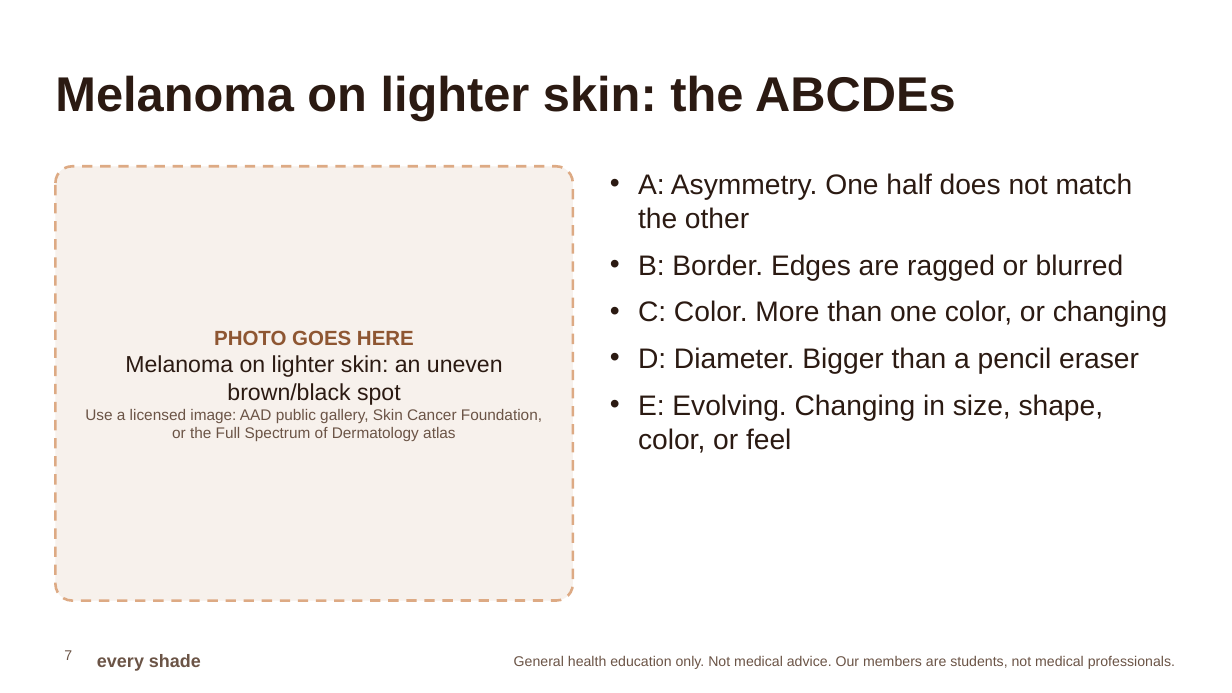
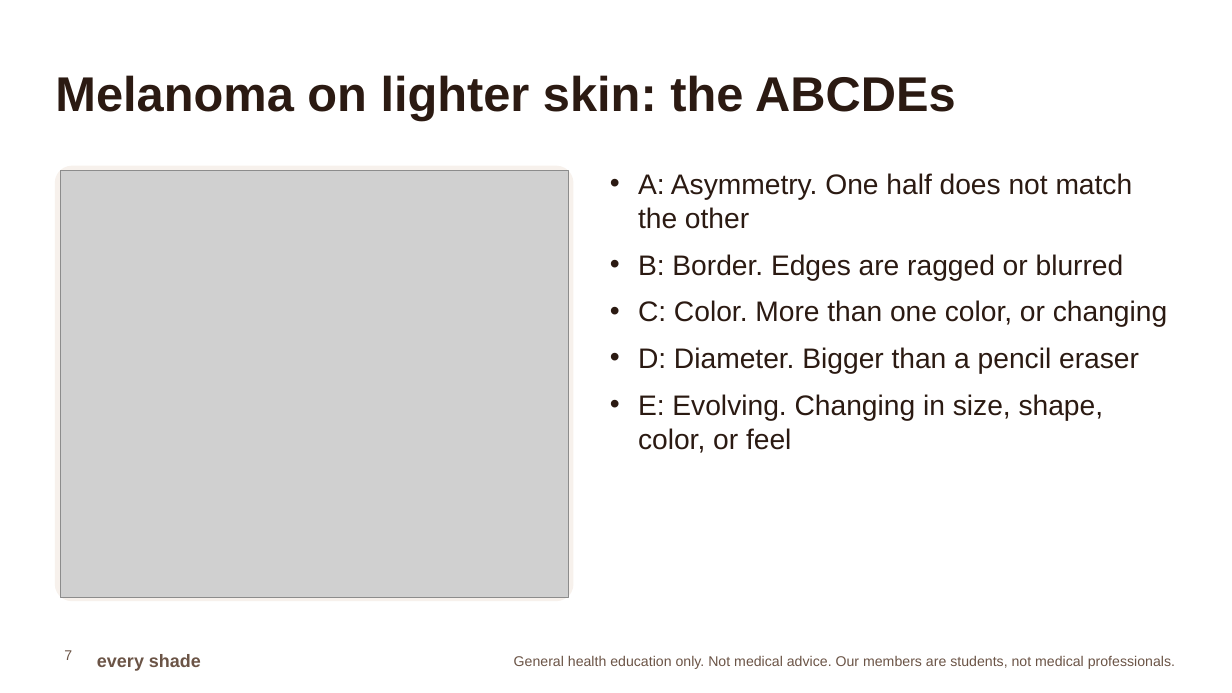
Before and after one commit to ZainJaffar06/everyshade, a slide deck: slide 7 of talk-kit/slides/Every-Shade-Senior-Talk-2026-11-20.pptx. Drawn at 1232x693 pixels with LibreOffice and Linux fonts; fonts in the diff are those of the drawing; grey boxes stand for pictures. Boxes give left, top, right and bottom in pixels: in the first picture for what was removed or moved away, otherwise in the second. Text is boxed around its words. In the diff, an @@ line names an element or a change of style, - is before the commit and + after.

```diff
--- a/talk-kit/slides/Every-Shade-Senior-Talk-2026-11-20.pptx
+++ b/talk-kit/slides/Every-Shade-Senior-Talk-2026-11-20.pptx
@@ rounded rectangle at [55,166,573,601]: outline #DDAA84 2 pt dashed to #F7F1EC 1 pt @@
@@ picture added at [60,171,568,598] @@
@@ text removed at [85,330,542,441] @@
-PHOTO GOES HERE
-Melanoma on lighter skin: an uneven brown/black spot
-Use a licensed image: AAD public gallery, Skin Cancer Foundation, or the Full Spectrum of Dermatology atlas
```
Also in this commit, not shown: 10 other slides changed, 17 other files.
